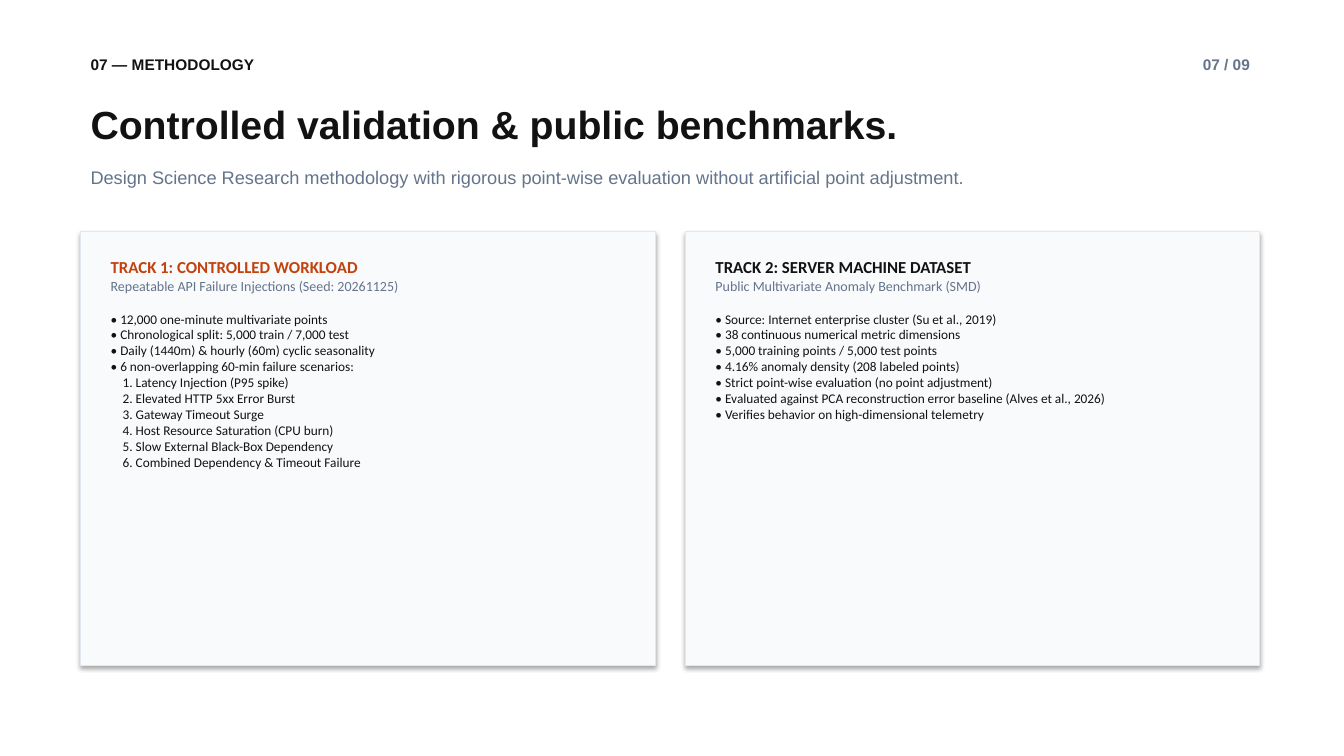
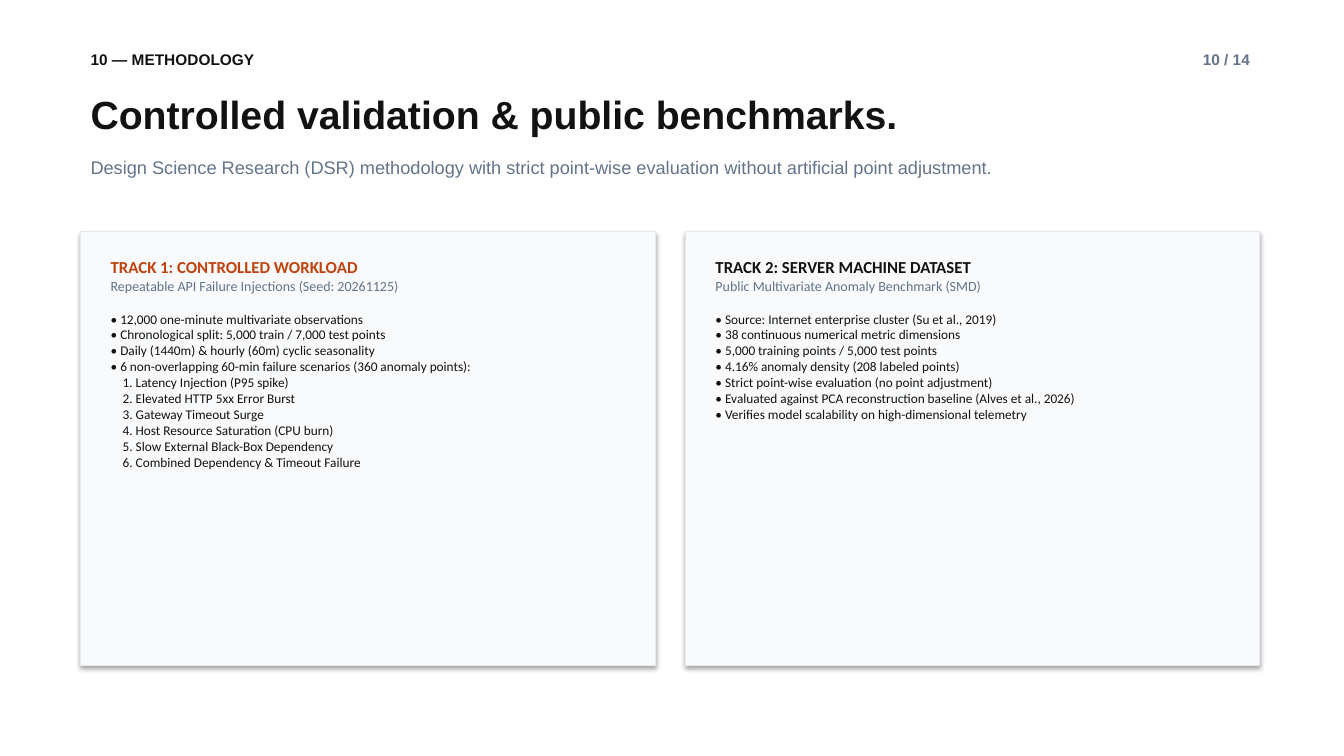
Before and after one commit to Bit06/Enterprise-APM-Dashboard, a slide deck: slide 11 of APM_Project_Presentation.pptx (slide 8 before the commit). Drawn at 1344x756 pixels with LibreOffice and Linux fonts; fonts in the diff are those of the drawing. Boxes give left, top, right and bottom in pixels: in the first picture for what was removed or moved away, otherwise in the second. Text is boxed around its words. In the diff, an @@ line names an element or a change of style, - is before the commit and + after.

```diff
--- a/APM_Project_Presentation.pptx
+++ b/APM_Project_Presentation.pptx
@@ text at (91, 54, 255, 65): text changed @@
-07 — METHODOLOGY
+10 — METHODOLOGY
@@ text at (1203, 54, 1250, 65): text changed @@
-07 / 09
+10 / 14
@@ text "Controlled validation & public benchmarks.": place and size @@
-text "Controlled validation & public benchmarks." at (91, 110, 898, 147)
+text "Controlled validation & public benchmarks." at (91, 100, 898, 137)
@@ text at (91, 161, 992, 178): text changed @@
-Design Science Research methodology with rigorous point-wise evaluation without artificial point adjustment.
+Design Science Research (DSR) methodology with strict point-wise evaluation without artificial point adjustment.
@@ text at (120, 314, 386, 342): text changed @@
-• 12,000 one-minute multivariate points
-• Chronological split: 5,000 train / 7,000 test
+• 12,000 one-minute multivariate observations
+• Chronological split: 5,000 train / 7,000 test points
@@ text at (120, 361, 471, 374): text changed @@
-• 6 non-overlapping 60-min failure scenarios:
+• 6 non-overlapping 60-min failure scenarios (360 anomaly points):
@@ text at (725, 393, 1075, 422): text changed @@
-• Evaluated against PCA reconstruction error baseline (Alves et al., 2026)
-• Verifies behavior on high-dimensional telemetry
+• Evaluated against PCA reconstruction baseline (Alves et al., 2026)
+• Verifies model scalability on high-dimensional telemetry
```
Also in this commit, not shown: 9 other slides changed, 5 slides added, 2 other files.
